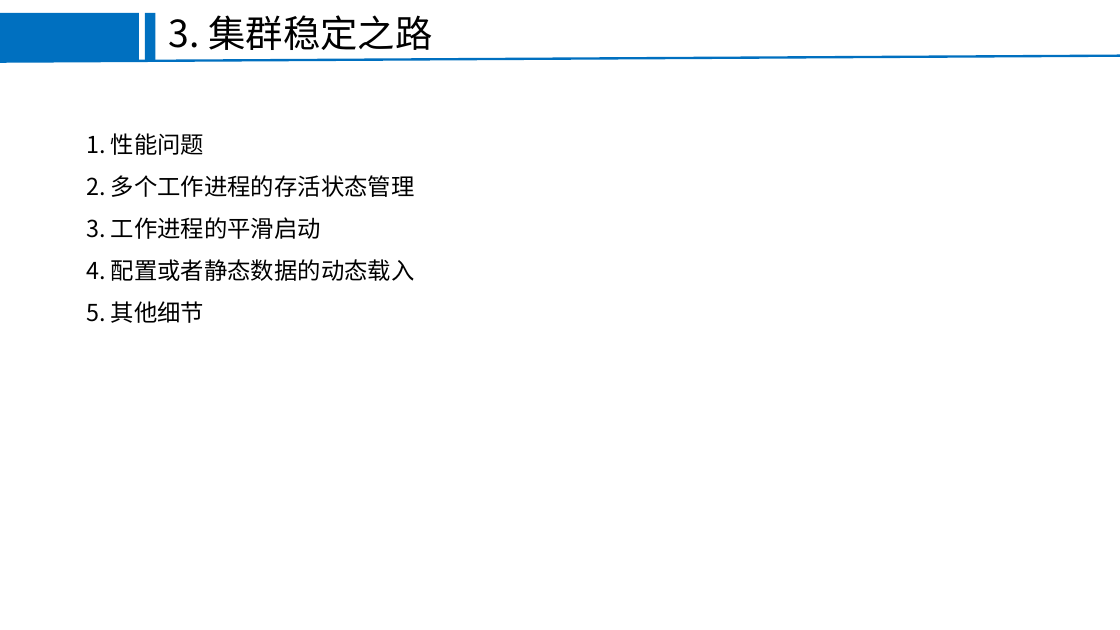
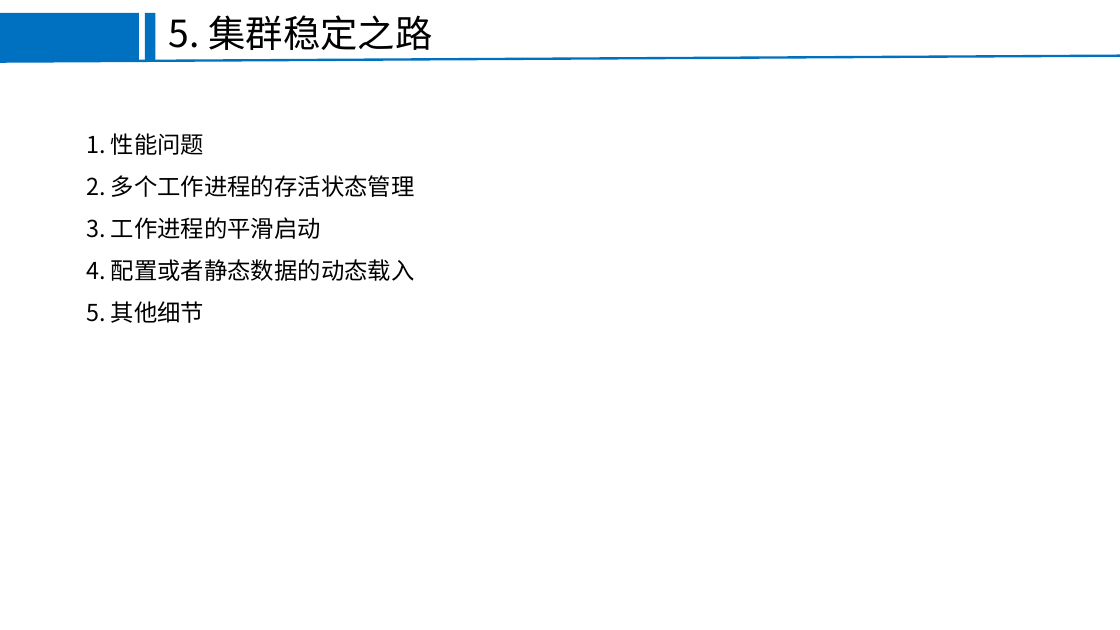
Before and after one commit to FEjohnny/demos, a slide deck: slide 6 of pm2/pm2.pptx (slide 12 before the commit). Drawn at 1120x630 pixels with LibreOffice and Linux fonts; fonts in the diff are those of the drawing; background and template pictures are left out. Boxes give left, top, right and bottom in pixels: in the first picture for what was removed or moved away, otherwise in the second. Text is boxed around its words. In the diff, an @@ line names an element or a change of style, - is before the commit and + after.

```diff
--- a/pm2/pm2.pptx
+++ b/pm2/pm2.pptx
@@ text at box(169, 15, 432, 50): text changed @@
-3. 集群稳定之路
+5. 集群稳定之路
```
Also in this commit, not shown: 11 other slides changed, 2 slides added, 1 slide removed, 3 other files.
